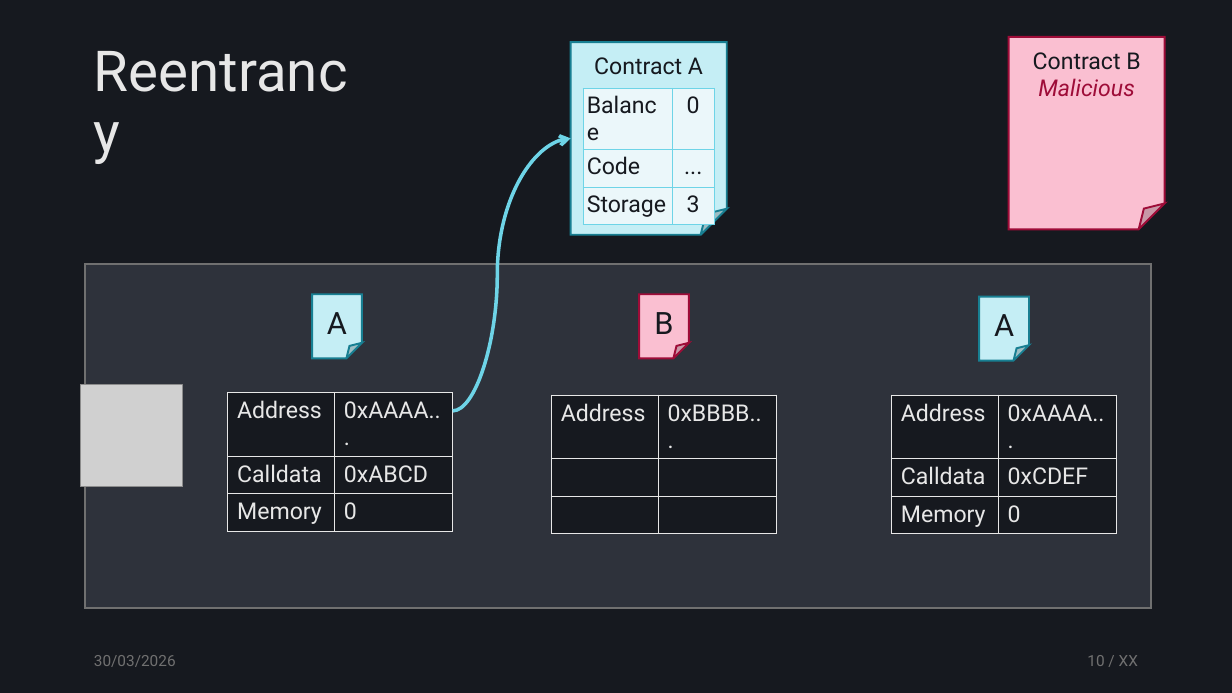
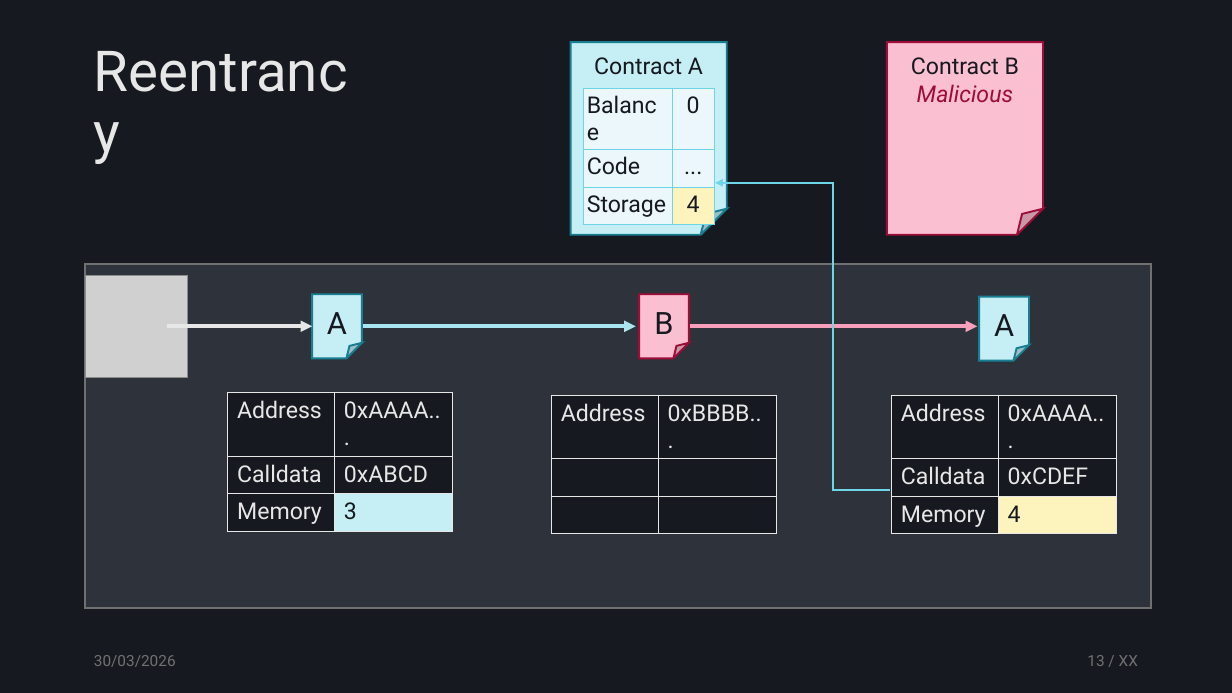
Before and after one commit to tzann/thesis, a slide deck: slide 13 of doc/presentation/Thesis.pptx (slide 10 before the commit). Drawn at 1232x693 pixels with LibreOffice and Linux fonts; fonts in the diff are those of the drawing; grey boxes stand for pictures. Boxes give left, top, right and bottom in pixels: in the first picture for what was removed or moved away, otherwise in the second. Text is boxed around its words. In the diff, an @@ line names an element or a change of style, - is before the commit and + after.

```diff
--- a/doc/presentation/Thesis.pptx
+++ b/doc/presentation/Thesis.pptx
@@ folded corner "Contract B": place and size @@
-folded corner "Contract B" at [1009, 37, 1165, 229]
+folded corner "Contract B" at [887, 43, 1043, 235]
@@ table at [583, 89, 714, 221] @@
-row 3, column 2: 3
+row 3, column 2: 4
@@ fill #EBF7FA to #FDF4BD in row 3, column 2 @@
@@ curved arrow removed from (453, 411) to (571, 139) @@
@@ arrow added from (835, 183) to (715, 183), #6ED4E7 1.5 pt @@
@@ elbow line added from (834, 183) to (890, 490), #6ED4E7 1.5 pt @@
@@ picture added at [86, 275, 189, 378] @@
@@ arrow added from (166, 326) to (312, 326), #E7E7E7 3 pt @@
@@ arrow added from (363, 326) to (636, 326), #A8E5F1 3 pt @@
@@ arrow added from (690, 326) to (978, 326), #F8A0BB 3 pt @@
@@ picture removed at [80, 384, 183, 487] @@
@@ table at [228, 393, 454, 528] @@
-row 3, column 2: 0
+row 3, column 2: 3
@@ fill #16191F to #C5EEF5 in row 3, column 2 @@
@@ table at [892, 396, 1117, 531] @@
-row 3, column 2: 0
+row 3, column 2: 4
@@ fill #16191F to #FDF4BD in row 3, column 2 @@
@@ page number at [1087, 655, 1138, 666]: text changed @@
-10 / XX
+13 / XX
```
Also in this commit, not shown: 2 other slides changed, 10 slides added, 4 other files.
